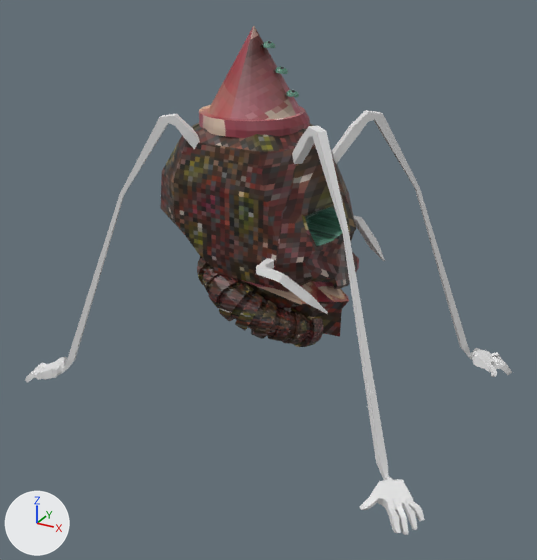
The FBX model Hayes_Ethan_collab/Assets/Models/Enemies/Spider/spider.fbx, before and after one commit.
The view is the same before and after, from a 50 mm lens placed at (45.2, -73.3, 49.7), pointed at (4.9, 0.1, 13.0). Lighting does not change. The marker at lower left points along +X, +Y and +Z. Where no turn or scale is listed for an object, it has been applied to the vertices. Vertices at the same position are counted once.
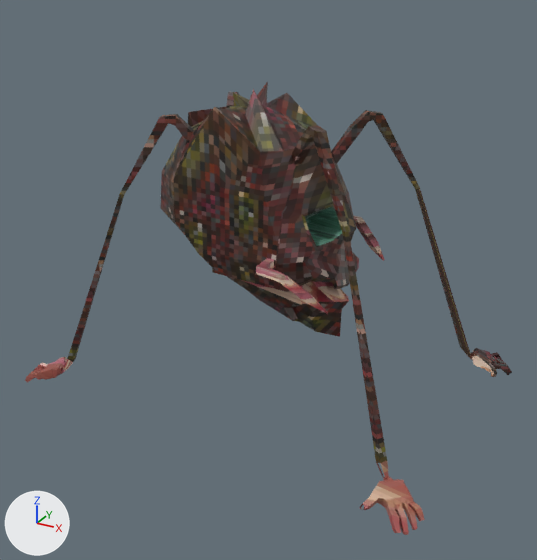
Commit message: Continued tweaking spider model

Boxes (x1, y1, x2, y2) around the edits, measured in the pictures (537 x 560 px; the box of a moved part takes in the faces that stretch with it):
```json
{"object": "Mesh", "change": "reshaped", "before": [25, 26, 512, 535], "after": [25, 81, 512, 535], "on screen": "11% shorter"}
{"part": 1, "of": "me_cone", "change": "deleted", "before": [197, 256, 324, 347], "on screen": "brown"}
{"part": 2, "of": "me_cone", "change": "deleted", "before": [199, 26, 310, 138], "on screen": "brown"}
{"part": 3, "of": "me_cone", "change": "deleted", "before": [286, 90, 299, 97]}
{"part": 4, "of": "me_cone", "change": "deleted", "before": [274, 66, 288, 74]}
{"part": 5, "of": "me_cone", "change": "deleted", "before": [261, 41, 275, 48]}
{"part": 6, "of": "me_cone", "change": "moved or reshaped", "before": [172, 124, 315, 200], "after": [172, 81, 317, 200]}
{"part": 7, "of": "me_cone", "change": "moved or reshaped", "after": [188, 106, 230, 127], "on screen": "not visible before"}
{"part": 8, "of": "me_cone", "change": "recoloured", "before": [67, 110, 512, 463], "after": [67, 110, 512, 463]}
{"part": 9, "of": "me_cone", "change": "recoloured", "before": [25, 216, 494, 535], "after": [25, 216, 494, 535]}
```

Scene script edits in JSON lines:
```json
{"block": "me_cone", "where": "# used by ob_mesh; location = (-0.9, -1.1, 38.5)"}
{"block": "me_cone", "where": "# verts and faces of me_cone; kept vertices keep their numbers, new ones are numbered from 2681"}
{"block": "me_cone", "where": "# before: 1793 (5.7, -2.0, -4.7), 1830 (4.6, 0.9, -4.5), 1853 (4.1, -6.0, -7.5) at pixel (222, 146), 1968 (5.7, 3.7, -4.7), 2032 (2.2, 1.4, -4.7)"}
{"block": "me_cone", "where": "# before: 2015 (-3.9, 1.6, -7.4)"}
{"op": "remove", "block": "me_cone", "code": "me_cone.from_pydata(...)  # 2681 vertices, 2756 faces; spans x -21.7..33.3, y -18.1..28.6, z -39.6..4.2"}
{"op": "remove", "block": "me_cone", "code": "me_cone.materials.append(mat_hat)  # picture img_cone_png"}
{"op": "add", "block": "me_cone", "code": "me_cone.from_pydata(...)  # 1305 vertices, 1267 faces; spans x -21.7..33.3, y -18.1..28.6, z -39.6..-1.9"}
{"block": "me_cone", "change": "me_cone part 1: the loose piece of 1153 vertices spanning x -2.7..14.4, y -8.0..9.6, z -31.7..-20.1 is deleted"}
{"block": "me_cone", "change": "me_cone part 2: the loose piece of 97 vertices spanning x -2.3..10.2, y -5.1..7.4, z -6.7..4.2 is deleted"}
{"block": "me_cone", "change": "me_cone part 3: the loose piece of 42 vertices spanning x 7.9..9.5, y 0.3..2.0, z -4.0..-2.3 is deleted"}
{"block": "me_cone", "change": "me_cone part 4: the loose piece of 42 vertices spanning x 6.5..8.2, y 0.3..2.0, z -1.7..0.1 is deleted"}
{"block": "me_cone", "change": "me_cone part 5: the loose piece of 42 vertices spanning x 5.0..6.6, y 0.3..2.0, z 0.9..2.6 is deleted"}
{"block": "me_cone", "change": "me_cone part 6"}
{"op": "add", "block": "me_cone", "code": "verts[1793] = (5.7, -2.0, -2.0)  # moved, pixel (253, 89)"}
{"op": "add", "block": "me_cone", "code": "verts[1830] = (4.6, 3.1, -1.9)  # moved, pixel (267, 81)"}
{"op": "add", "block": "me_cone", "code": "verts[1853] = (4.1, -7.3, -3.2)  # moved, pixel (214, 106)"}
{"op": "add", "block": "me_cone", "code": "verts[1968] = (5.9, 5.3, -3.5)  # moved, pixel (286, 92)"}
{"op": "add", "block": "me_cone", "code": "verts[2032] = (1.7, 0.3, -3.1)  # moved, pixel (233, 92)"}
{"block": "me_cone", "change": "me_cone part 7"}
{"op": "add", "block": "me_cone", "code": "verts[2015] = (-4.3, 0.2, -5.8)  # moved, pixel (188, 112)"}
{"block": "me_cone", "change": "me_cone part 8: 190 faces spanning x -15.9..33.3, y -13.4..22.6, z -39.6..-4.6 switch from mat_pincers (white #e7e7e7) to mat_skull (picture img_spider_meta_png)"}
{"block": "me_cone", "change": "me_cone part 9: 830 faces spanning x -21.7..33.3, y -18.1..28.6, z -39.6..-18.9 switch from mat_pincers (white #e7e7e7) to mat_collar (picture img_collar_png)"}
```
